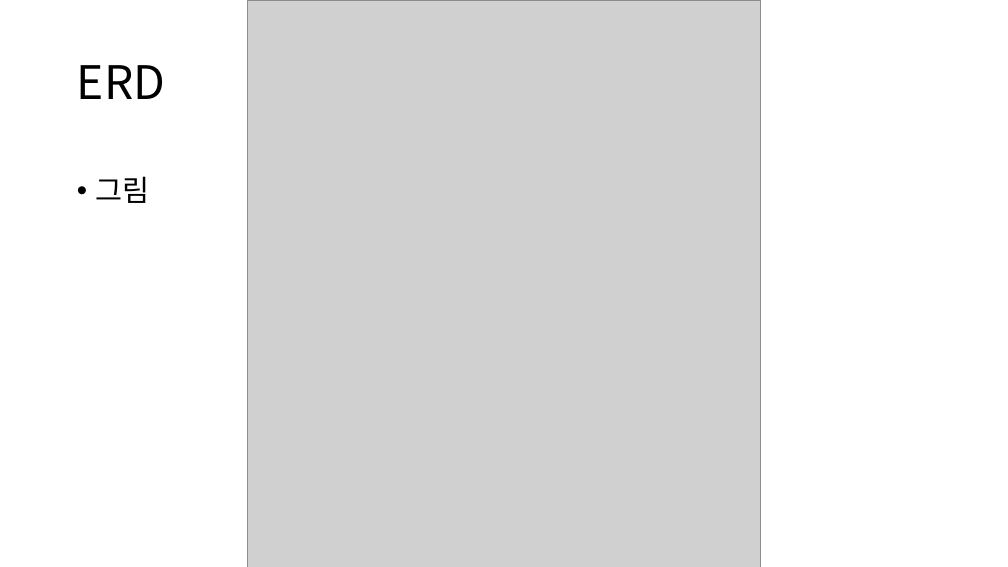
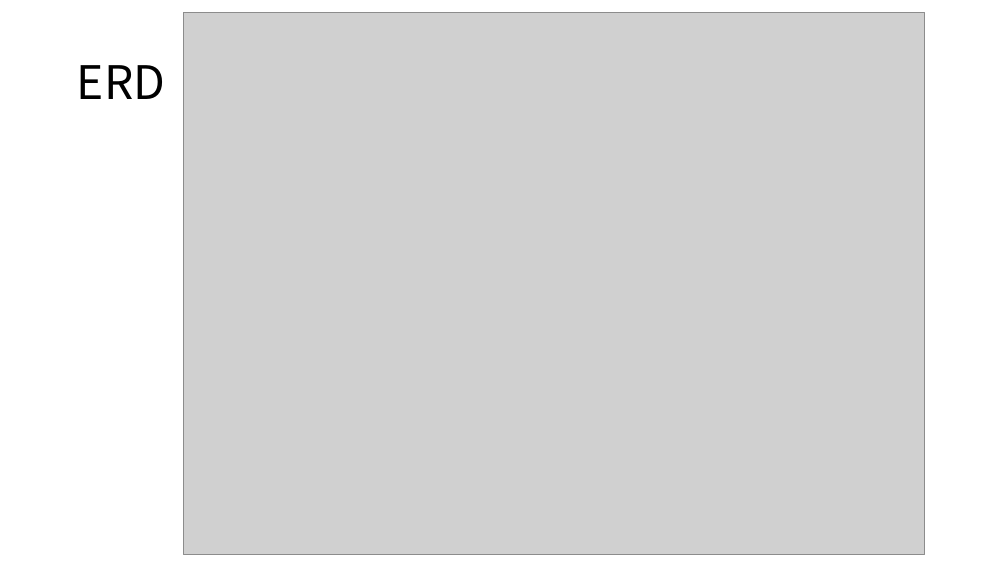
Before and after one commit to kimyuchan-1/MiniProject, a slide deck: slide 14 of 미니프로젝트계획서.pptx. Drawn at 1008x567 pixels with LibreOffice and Linux fonts; fonts in the diff are those of the drawing; grey boxes stand for pictures. Boxes give left, top, right and bottom in pixels: in the first picture for what was removed or moved away, otherwise in the second. Text is boxed around its words. In the diff, an @@ line names an element or a change of style, - is before the commit and + after.

Commit message:
frontend route fix, acc route, ppt

```diff
--- a/미니프로젝트계획서.pptx
+++ b/미니프로젝트계획서.pptx
@@ picture: place and size @@
-picture at box(247, 0, 761, 567)
+picture at box(184, 12, 926, 555)
@@ text removed at box(96, 176, 150, 203) @@
-• 그림
```
Also in this commit, not shown: 11 other files.
